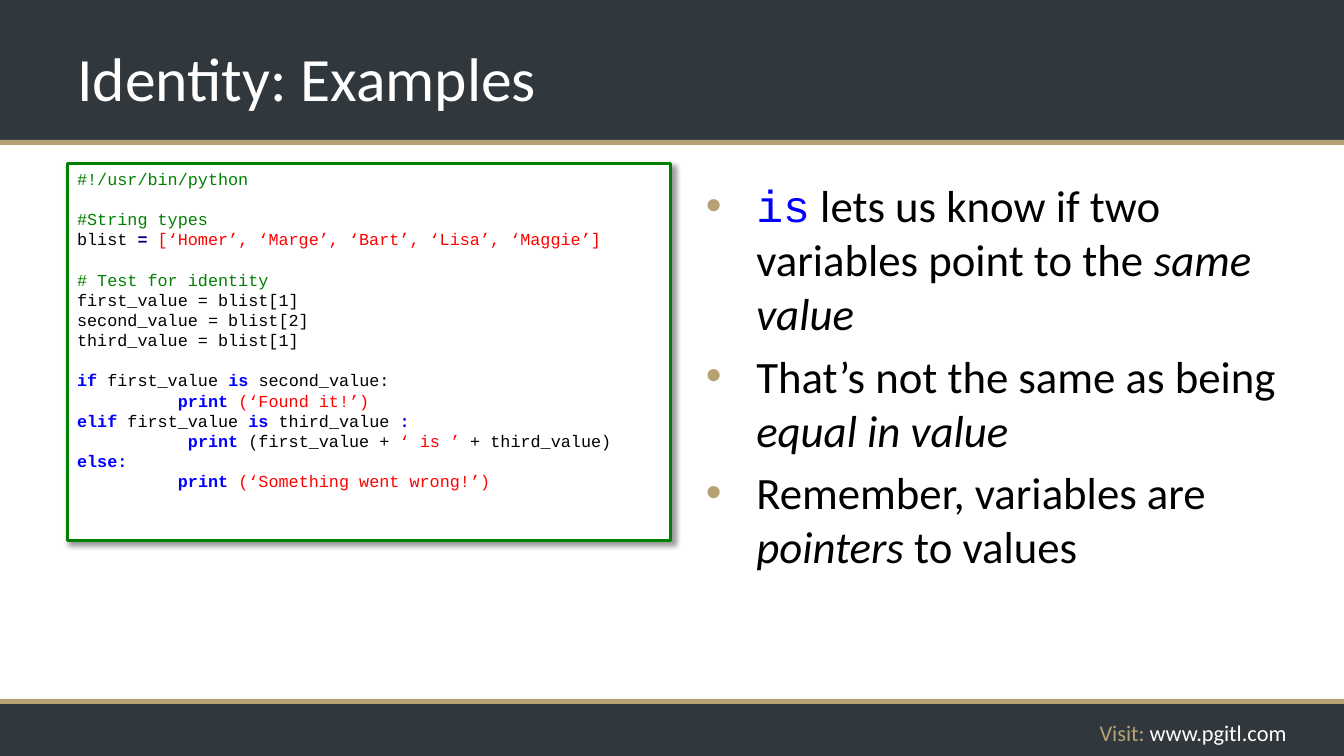
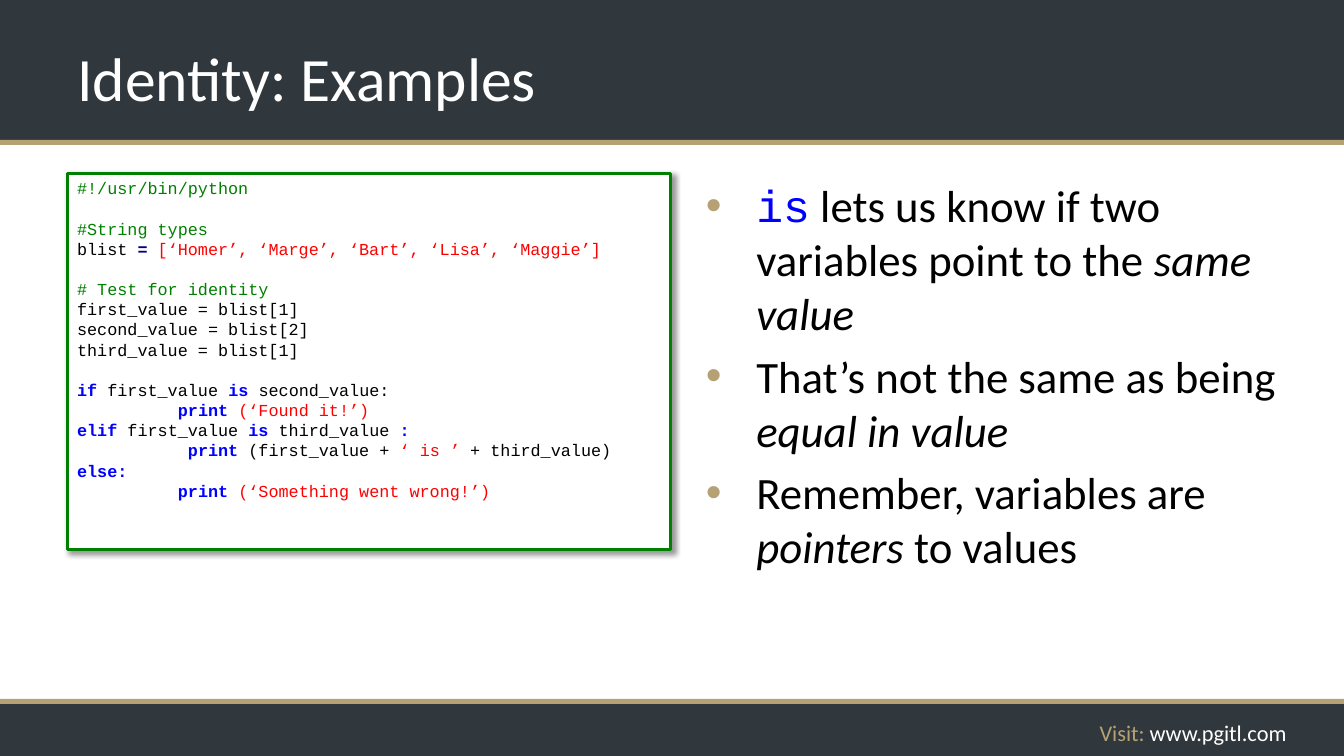
Before and after one commit to rikkouri/project-a, a slide deck: slide 110 of Programming Foundations.pptx. Drawn at 1344x756 pixels with LibreOffice and Linux fonts; fonts in the diff are those of the drawing; background and template pictures are left out. Boxes give left, top, right and bottom in pixels: in the first picture for what was removed or moved away, otherwise in the second. Text is boxed around its words. In the diff, an @@ line names an element or a change of style, - is before the commit and + after.

Commit message:
Code box alignment corrections

```diff
--- a/Programming Foundations.pptx
+++ b/Programming Foundations.pptx
@@ rectangle "#!/usr/bin/python": place and size @@
-rectangle "#!/usr/bin/python" at <box>68,163,670,540</box>
+rectangle "#!/usr/bin/python" at <box>68,173,670,551</box>
```
Also in this commit, not shown: 42 other slides changed.
